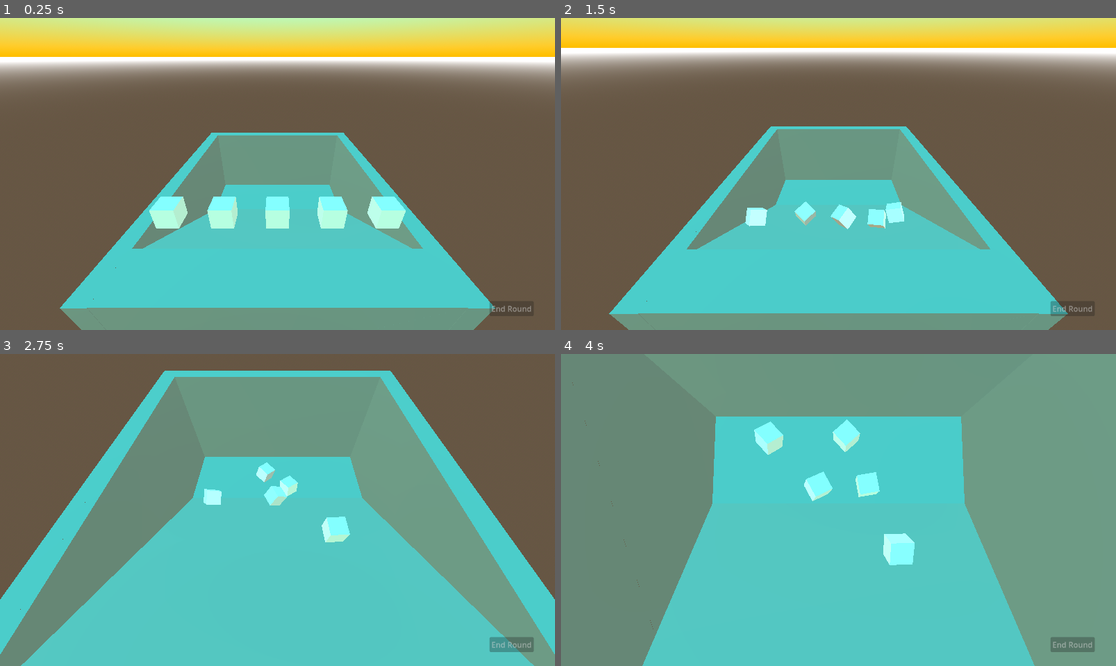
Above: before the commit, frames 1-4 (two rows, left to right).
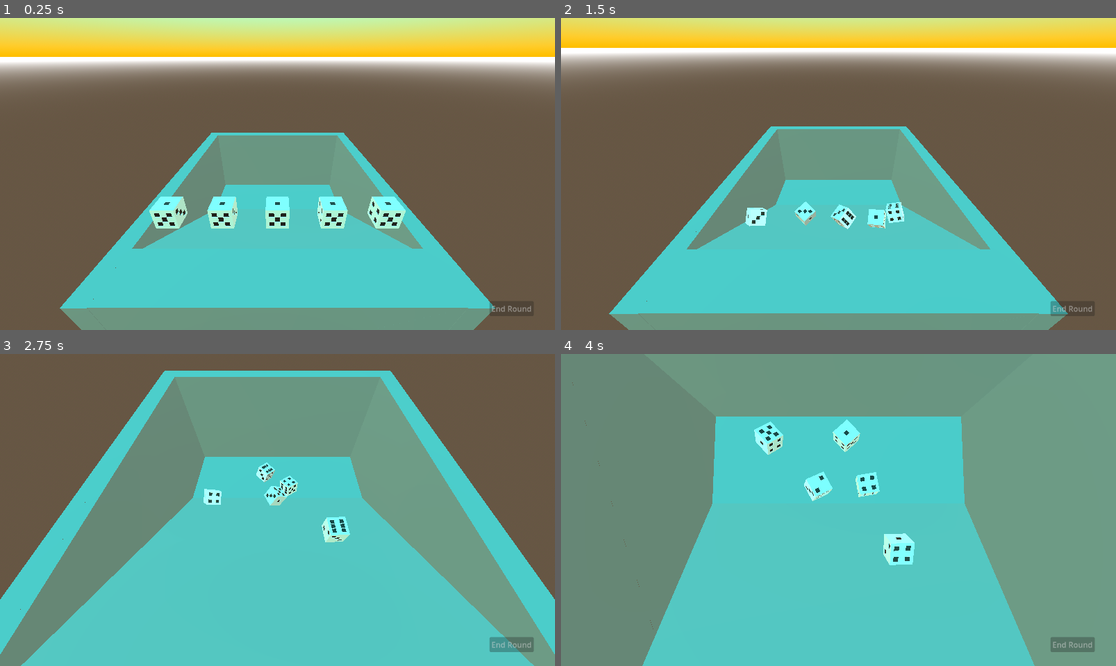
Above: after the commit, the same moments.

Repository: Inglo-Games/SigmaDiceGame
Game: Godot game, scene res://Scenes/Game.tscn
The game is run twice, just before and just after one commit, with the same random seed, the same clock (stepped at 60 frames per second) and the same inputs.
Inputs (mouse positions are in pixels of both pictures, inside the frame that each line leads up to):
- Up to frame 1 (0.25 s): no input
- Up to frame 2 (1.5 s): tap Enter at 0.5 s; move the mouse to (960, 158) at 0.52 s; tap Space (launch_dice) at 0.6 s; click (960, 158) at 0.67 s; move the mouse to (727, 189) at 1.27 s; click (727, 189) at 1.35 s
- Up to frame 3 (2.75 s): move the mouse to (333, 441) at 2.02 s; tap Space (launch_dice) at 2.1 s; click (333, 441) at 2.17 s
- Up to frame 4 (4 s): move the mouse to (810, 572) at 2.77 s; click (810, 572) at 2.85 s; move the mouse to (1005, 556) at 3.52 s; tap Space (launch_dice) at 3.6 s; click (1005, 556) at 3.67 s

The runs differ from the first frame. In frame 1, 0.4% of the frame differs, in the area x 27-73%, y 58-68%; in frame 2, 0.2%; in frame 3, 0.2%; in frame 4, 0.3%.

Commit message:
Add basic die mesh

Diff:
--- a/game/Materials/SilhouetteGlow.gdshader
+++ b/game/Materials/SilhouetteGlow.gdshader
@@ -7,6 +7,7 @@
 instance uniform vec4 outline_color : source_color;
 uniform float outline_width = 1.0;
 
+/*
 void vertex() {
 	vec4 clip_position = PROJECTION_MATRIX * (MODELVIEW_MATRIX * vec4(VERTEX, 1.0));
 	vec3 clip_normal = mat3(PROJECTION_MATRIX) * (mat3(MODELVIEW_MATRIX) * NORMAL);
@@ -17,7 +18,7 @@
 
 	POSITION = clip_position;
 }
-
+*/
 void fragment() {
 	ALBEDO = outline_color.rgb;
 	if (outline_color.a < 1.0) {
--- a/game/Scenes/Die.tscn
+++ b/game/Scenes/Die.tscn
@@ -1,20 +1,23 @@
-[gd_scene load_steps=7 format=3 uid="uid://bnuyb0p8l4syw"]
+[gd_scene load_steps=8 format=3 uid="uid://bnuyb0p8l4syw"]
 
 [ext_resource type="Script" path="res://Scenes/Die.gd" id="1_7np7b"]
 [ext_resource type="Shader" path="res://Materials/SilhouetteGlow.gdshader" id="2_btk8p"]
+[ext_resource type="PackedScene" uid="uid://dwykr8euvxcab" path="res://Meshes/basic_die.glb" id="2_m3mmb"]
 
 [sub_resource type="ShaderMaterial" id="ShaderMaterial_882w2"]
-render_priority = 0
+render_priority = 1
 shader = ExtResource("2_btk8p")
 shader_parameter/outline_width = 2.0
 
 [sub_resource type="StandardMaterial3D" id="StandardMaterial3D_uuaq3"]
 next_pass = SubResource("ShaderMaterial_882w2")
+transparency = 1
+albedo_color = Color(1, 1, 1, 0)
 
 [sub_resource type="BoxMesh" id="BoxMesh_052ak"]
 resource_local_to_scene = true
 material = SubResource("StandardMaterial3D_uuaq3")
-size = Vector3(0.5, 0.5, 0.5)
+size = Vector3(0.55, 0.55, 0.55)
 
 [sub_resource type="BoxShape3D" id="BoxShape3D_y2ss1"]
 size = Vector3(0.5, 0.5, 0.5)
@@ -24,7 +27,11 @@
 freeze = true
 script = ExtResource("1_7np7b")
 
+[node name="basic_die" parent="." instance=ExtResource("2_m3mmb")]
+transform = Transform3D(0.25, 0, 0, 0, 0.25, 0, 0, 0, 0.25, 0, 0, 0)
+
 [node name="MeshInstance3D" type="MeshInstance3D" parent="."]
+instance_shader_parameters/outline_color = Color(0, 0, 0, 0)
 mesh = SubResource("BoxMesh_052ak")
 skeleton = NodePath("")
 
@@ -41,28 +48,28 @@
 [node name="RayCast02" type="RayCast3D" parent="."]
 transform = Transform3D(1, 0, 0, 0, 1, 0, 0, 0, 1, -0.00506169, 0, 0)
 visible = false
-target_position = Vector3(0.5, 0, 0)
+target_position = Vector3(0, 0, 0.5)
 collide_with_areas = true
 collide_with_bodies = false
 debug_shape_custom_color = Color(1, 0, 0, 1)
 
 [node name="RayCast03" type="RayCast3D" parent="."]
 visible = false
-target_position = Vector3(0, 0, -0.5)
+target_position = Vector3(-0.5, 0, 0)
 collide_with_areas = true
 collide_with_bodies = false
 debug_shape_custom_color = Color(1, 0, 1, 1)
 
 [node name="RayCast04" type="RayCast3D" parent="."]
 visible = false
-target_position = Vector3(0, 0, 0.5)
+target_position = Vector3(0.5, 0, 0)
 collide_with_areas = true
 collide_with_bodies = false
 debug_shape_custom_color = Color(0, 0, 1, 1)
 
 [node name="RayCast05" type="RayCast3D" parent="."]
 visible = false
-target_position = Vector3(-0.5, 0, 0)
+target_position = Vector3(0, 0, -0.5)
 collide_with_areas = true
 collide_with_bodies = false
 debug_shape_custom_color = Color(0, 1, 1, 1)
Binary file added: game/Meshes/basic_die.glb
Not shown, added: game/Meshes/basic_die.glb.import
Not shown, changed: .gitignore
Not shown, added: blender_models/basic_die.blend
